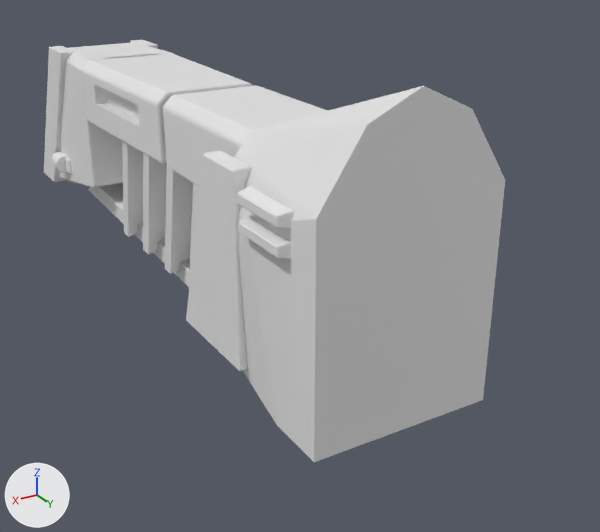
The OBJ model Assets/Resources/Models/Thunder_M3/barrel.obj as it was, and as the next commit left it.
Rendered twice from a 50 mm camera at (0.554, 0.664, 0.421) aimed at (-0.111, -0.446, -0.133). Lighting does not change. The marker at lower left points along +X, +Y and +Z. The older version comes first. Where no turn or scale is listed for an object, it has been applied to the vertices. Vertices at exactly the same position are counted once.

Names of what the first picture shows: 'barrel'.
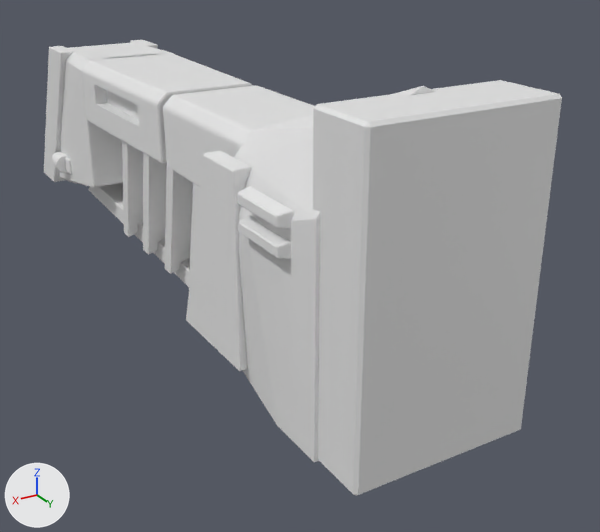
Diff of the bpy script that builds the scene:
```diff
--- a/Assets/Resources/Models/Thunder_M3/barrel.obj.py
+++ b/Assets/Resources/Models/Thunder_M3/barrel.obj.py
@@ me_barrel @@
 # used by ob_barrel; location = (0.0, 0.0, 0.0)
-me_barrel.from_pydata(...)  # 3751 vertices, 7338 faces; spans x -0.149..0.149, y -1.265..-0.012, z -0.169..0.253
+me_barrel.from_pydata(...)  # 3775 vertices, 7382 faces; spans x -0.149..0.149, y -1.265..0.065, z -0.17..0.253
+# me_barrel part 1: a new loose piece of 24 vertices spanning x -0.125..0.125, y -0.03..0.065, z -0.17..0.245
```

What differs and where, as boxes [x1, y1, x2, y2] in the pictures (600 x 532 px):
'barrel', reshaped (12% wider, 8% taller): before [44, 40, 505, 462]; after [44, 40, 562, 496]
part 1 of me_barrel, added: after [313, 80, 562, 496]
